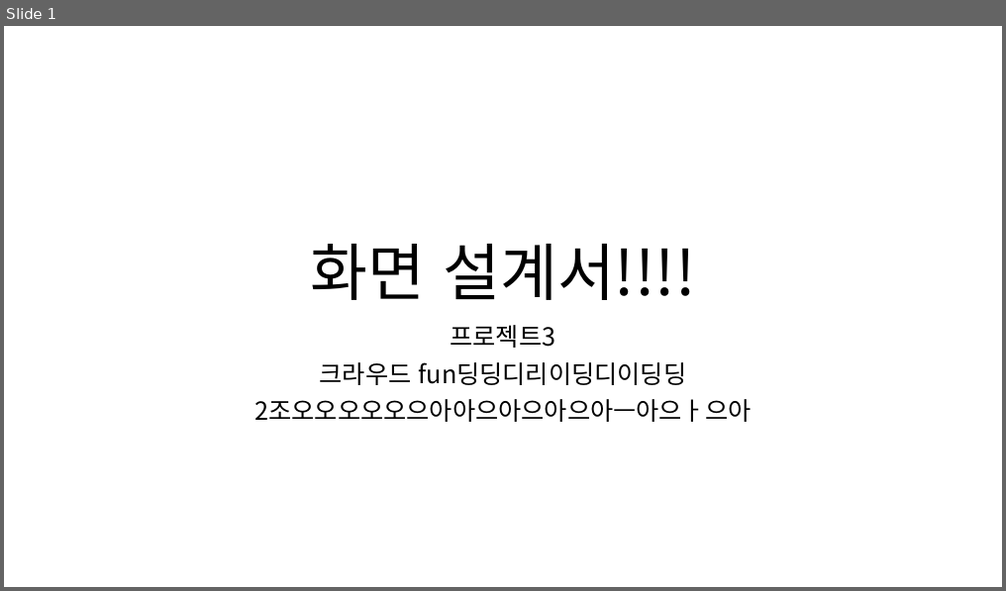
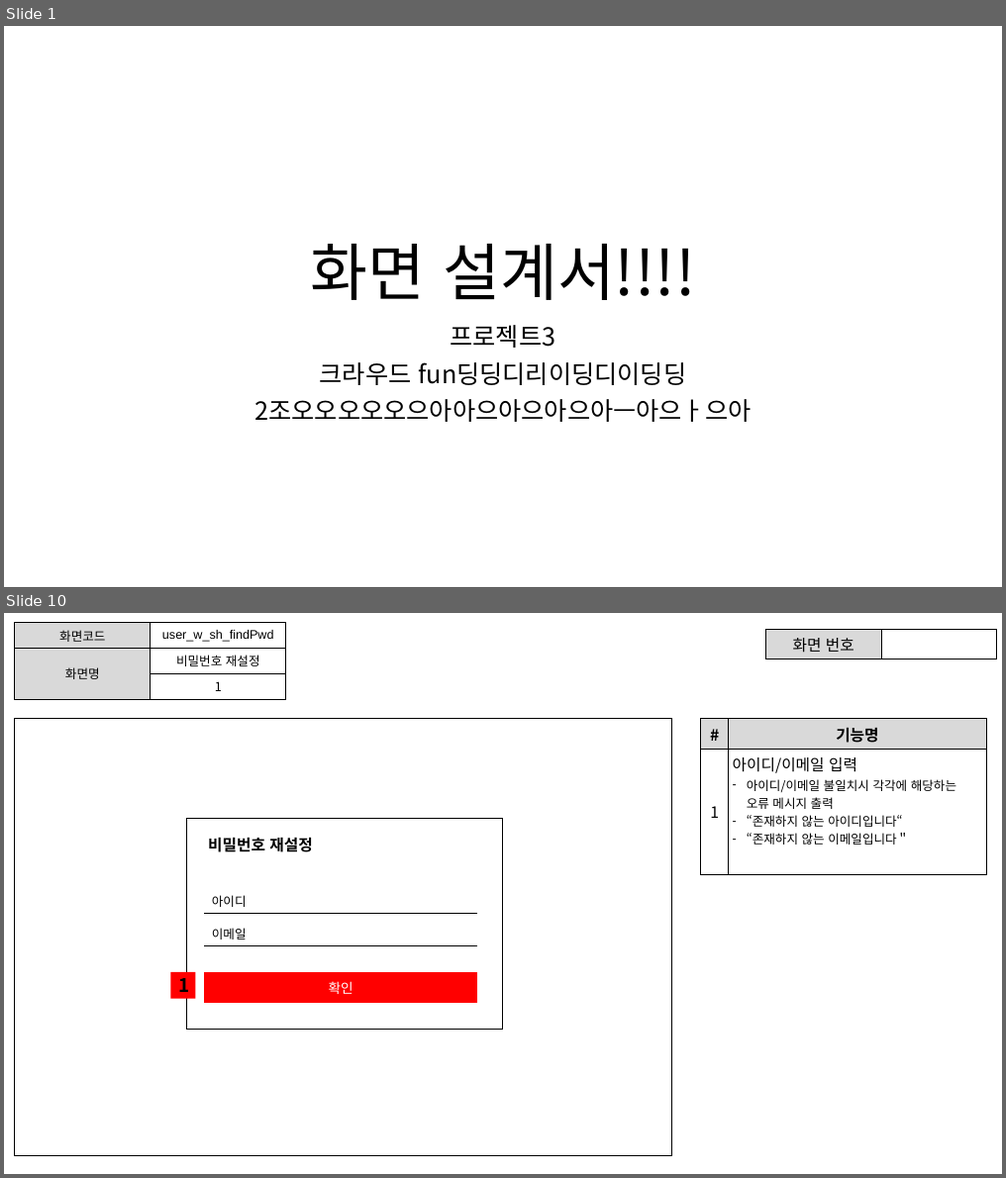
Before and after one commit to ezenteam2/RentalEquip, a slide deck: 0 발표용 파워포인트/0327 4차발표/0327 project04 - 파워포인트 - 서희.pptx. Shown one above the other, each under a label of ours: slide 1 before the commit, slides 1 and 10 after it; the slides between them are not shown. The pictures are 1006x591 and 1006x1178 pixels, drawn with LibreOffice and Linux fonts; fonts in the diff are those of the drawing. Boxes give left, top, right and bottom in pixels: in the first picture for what was removed or moved away, otherwise in the second. Text is boxed around its words. In the diff, an @@ line names an element or a change of style, - is before the commit and + after.

```diff
--- a/0 발표용 파워포인트/0327 4차발표/0327 project04 - 파워포인트 - 서희.pptx
+++ b/0 발표용 파워포인트/0327 4차발표/0327 project04 - 파워포인트 - 서희.pptx
@@ slide 10 added at <box>4,613,1002,1174</box>, background #FFFFFF @@
@@ table added at <box>15,623,285,695</box>, 3 rows, 2 columns @@
+화면코드 | user_w_sh_findPwd
+화면명 | 비밀번호 재설정
+ | 1
@@ table added at <box>766,630,997,657</box>, 1 rows, 2 columns @@
+화면 번호 | 
@@ rectangle added at <box>15,719,672,1157</box>, fill #FFFFFF, outline #000000 1 pt @@
@@ table added at <box>701,719,986,854</box>, 2 rows, 2 columns @@
+# | 기능명
+1 | 아이디/이메일 입력 / 아이디/이메일 불일치시 각각에 해당하는 오류 메시지 출력 / “존재하지 않는 아이디입니다“ / “존재하지 않는 이메일입니다＂
@@ rectangle added at <box>187,819,503,1029</box>, fill #FFFFFF, outline #000000 1 pt @@
@@ rectangle added at <box>205,828,341,861</box>, fill #FFFFFF, outline #FFFFFF 1 pt, 15 pt, text #000000, bold @@
+비밀번호 재설정
@@ table added at <box>205,888,477,911</box>, 1 rows, 1 columns @@
+아이디
@@ table added at <box>205,921,477,944</box>, 1 rows, 1 columns @@
+이메일
@@ rectangle added at <box>171,972,196,998</box>, fill #FF0000, 18 pt, text #000000, bold @@
+1
@@ table added at <box>205,972,477,1002</box>, 1 rows, 1 columns @@
+확인
```
Also in this commit, not shown: 18 other slides added, 1 other file.
